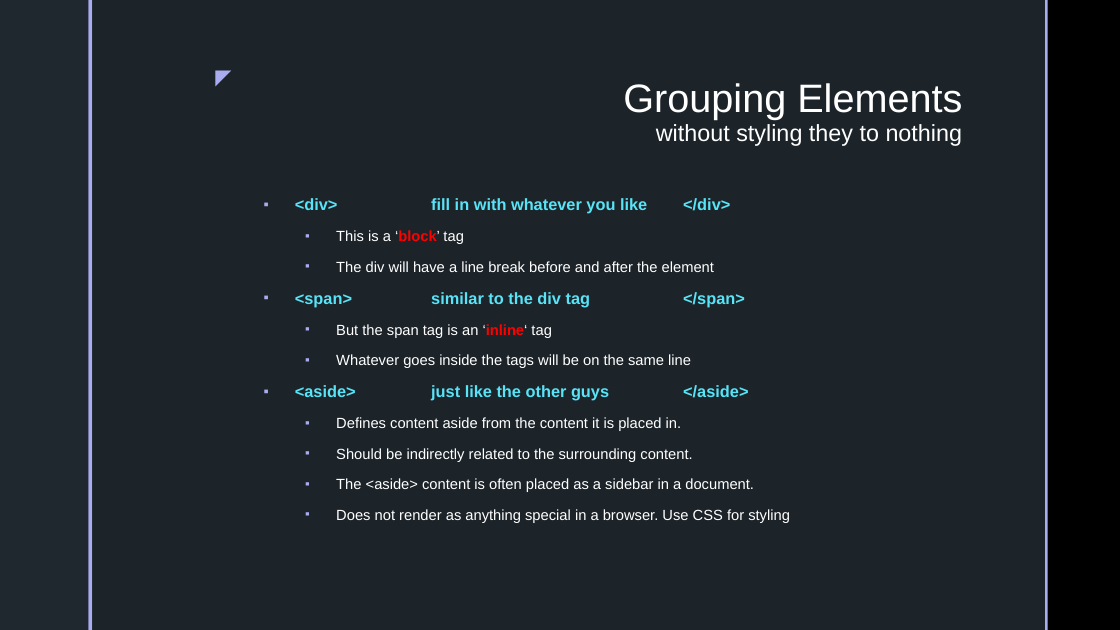
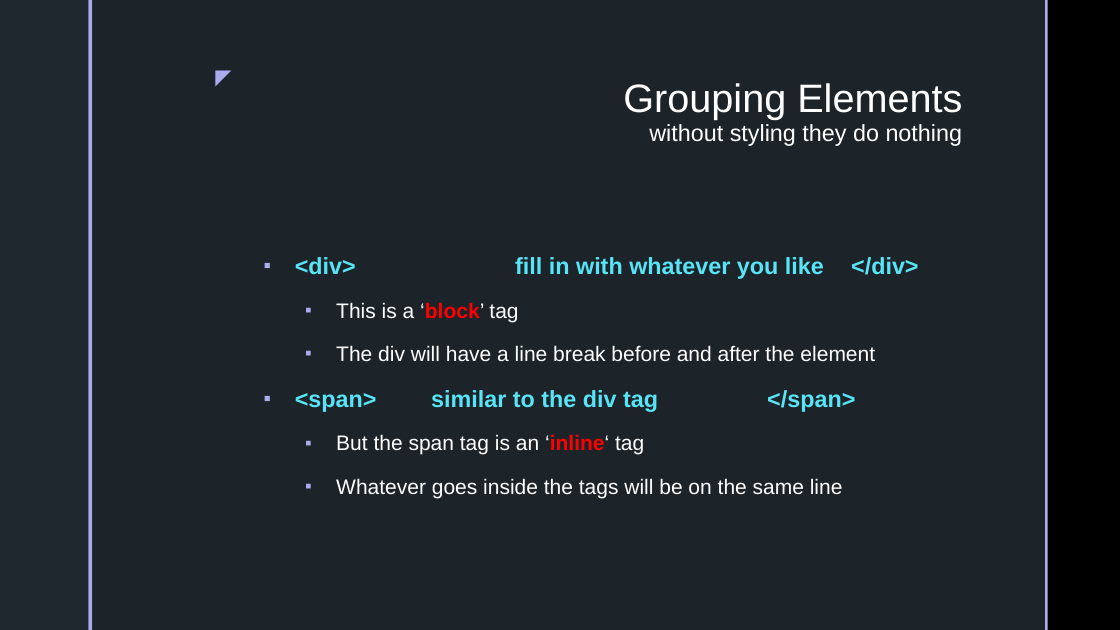
Before and after one commit to gtjames/3420-Presentations, a slide deck: slide 9 of Week 03 - HTML.pptx. Drawn at 1120x630 pixels with LibreOffice and Linux fonts; fonts in the diff are those of the drawing; background and template pictures are left out. Boxes give left, top, right and bottom in pixels: in the first picture for what was removed or moved away, otherwise in the second. Text is boxed around its words. In the diff, an @@ line names an element or a change of style, - is before the commit and + after.

```diff
--- a/Week 03 - HTML.pptx
+++ b/Week 03 - HTML.pptx
@@ title at box(623, 83, 963, 146): text changed @@
-Grouping Elements
-without styling they to nothing
+Grouping Elements
+without styling they do nothing
@@ text "<div> fill in with whatever ..." at box(295, 257, 918, 498): size 14 to 20 pt in "<div> fill in with whatever you like ...", "<span> similar to the div tag </span>"; size 12.6 to 18 pt in "This is a ‘block’ tag", "The div will have a line break ...", "But the span tag is an ‘inline‘ ...", "Whatever goes inside the tags will be ..."; line spacing 1 to 1.2 @@
@@ text at box(295, 385, 790, 523): paragraphs removed @@
-▪ <aside> just like the other guys </aside>
-  ▪ Defines content aside from the content it is placed in.
-  ▪ Should be indirectly related to the surrounding content.
-  ▪ The <aside> content is often placed as a sidebar in a document.
-  ▪ Does not render as anything special in a browser. Use CSS for styling
```
Also in this commit, not shown: 2 other slides changed, 1 slide added, 5 other files.
